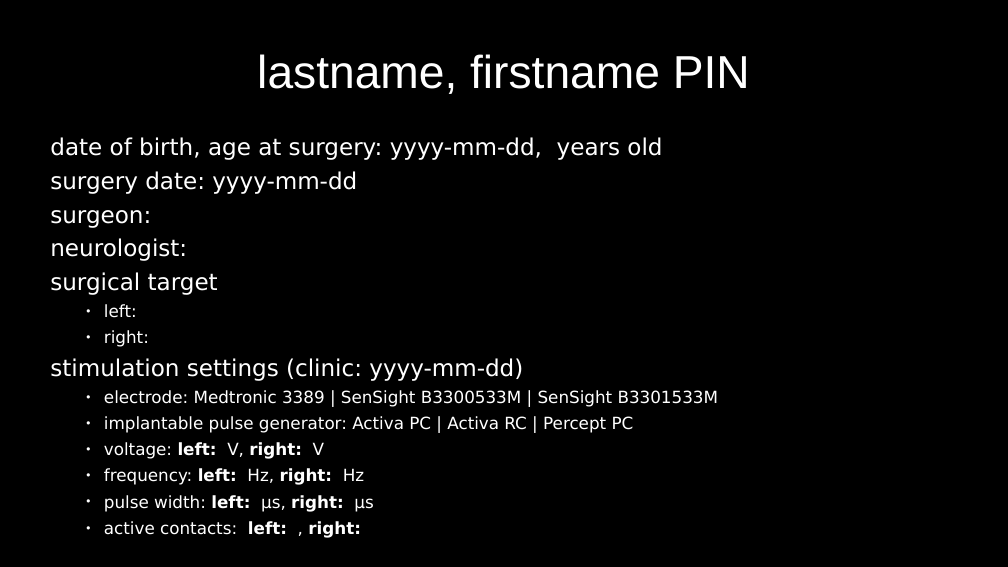
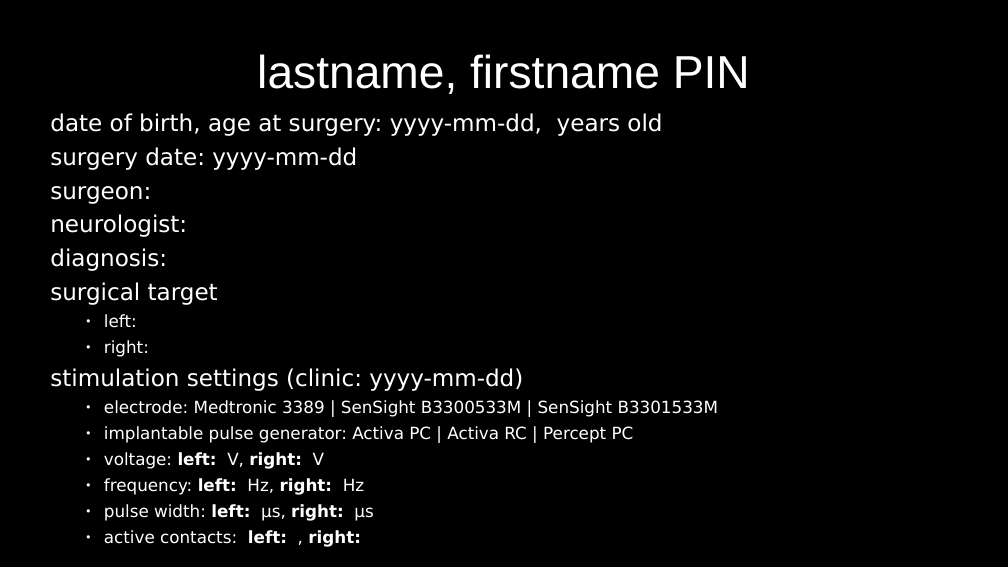
Before and after one commit to greydongilmore/clinical_dicom2bids_smk, a slide deck: slide 1 of resources/medtronic_reconstructions.odp. Drawn at 1008x567 pixels with LibreOffice and Linux fonts; fonts in the diff are those of the drawing. Boxes give left, top, right and bottom in pixels: in the first picture for what was removed or moved away, otherwise in the second. Text is boxed around its words. In the diff, an @@ line names an element or a change of style, - is before the commit and + after.

```diff
--- a/resources/medtronic_reconstructions.odp
+++ b/resources/medtronic_reconstructions.odp
@@ subtitle "date of birth, age at ...": place and size @@
-subtitle "date of birth, age at ..." at box(50, 137, 719, 538)
+subtitle "date of birth, age at ..." at box(50, 113, 719, 547)
@@ subtitle at box(50, 248, 167, 271): paragraph added @@
+diagnosis:
```
Also in this commit, not shown: 10 other slides changed, 12 other files.
